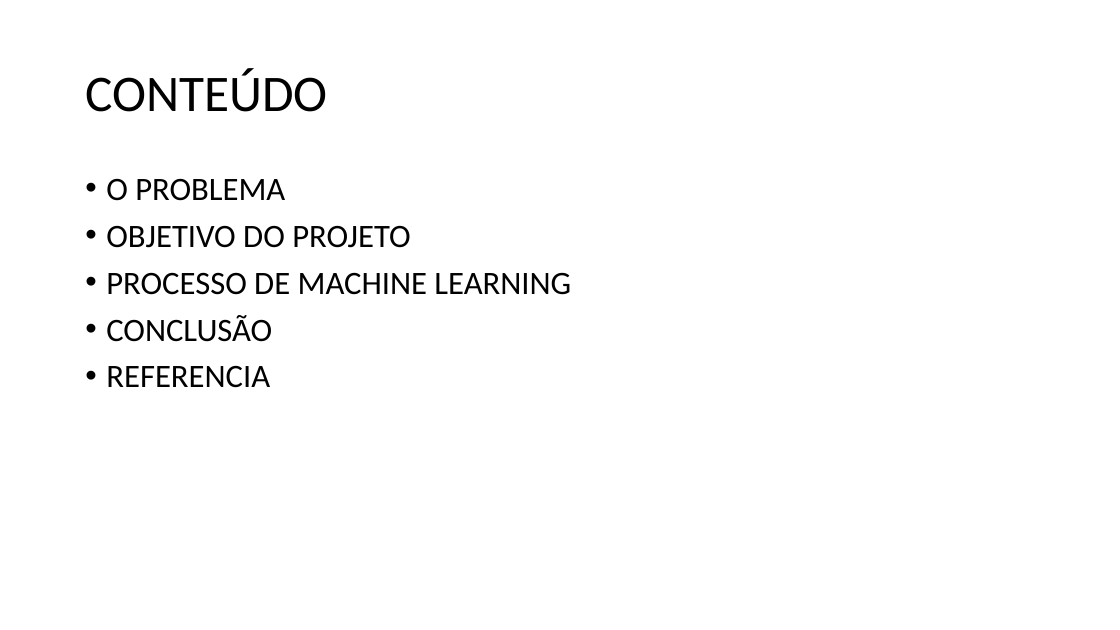
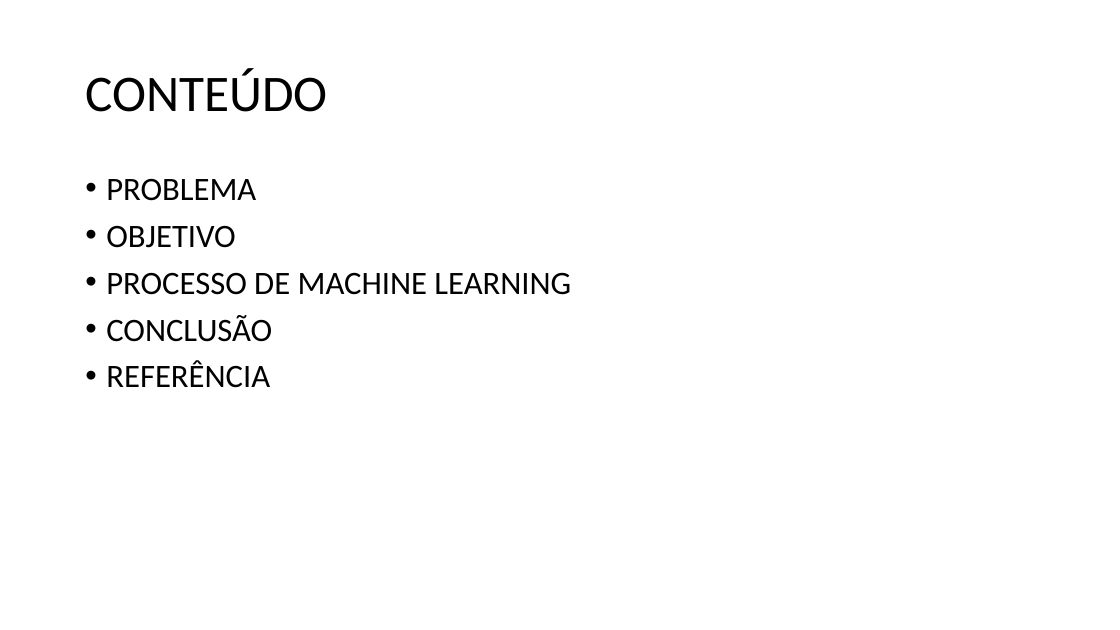
Before and after one commit to edbkei/MO416PROJ3, a slide deck: slide 2 of Projeto3/Presentation3min.pptx. Drawn at 1120x630 pixels with LibreOffice and Linux fonts; fonts in the diff are those of the drawing. Boxes give left, top, right and bottom in pixels: in the first picture for what was removed or moved away, otherwise in the second. Text is boxed around its words. In the diff, an @@ line names an element or a change of style, - is before the commit and + after.

```diff
--- a/Projeto3/Presentation3min.pptx
+++ b/Projeto3/Presentation3min.pptx
@@ text at (x1=106, y1=178, x2=256, y2=248): text changed @@
-• O PROBLEMA
-• OBJETIVO DO PROJETO
+• PROBLEMA
+• OBJETIVO
@@ text at (x1=106, y1=361, x2=270, y2=388): text changed @@
-• REFERENCIA
+• REFERÊNCIA
```
Also in this commit, not shown: 2 other slides changed, 2 other files.
